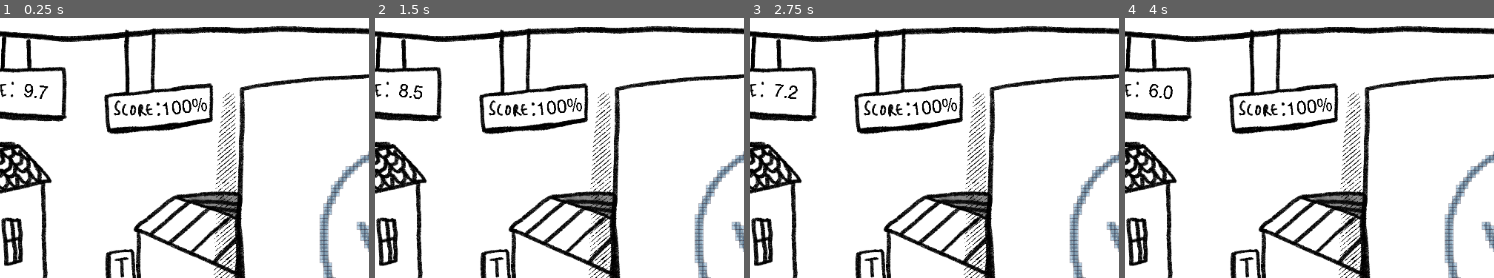
Above: before the commit, frames 1-4 (left to right).
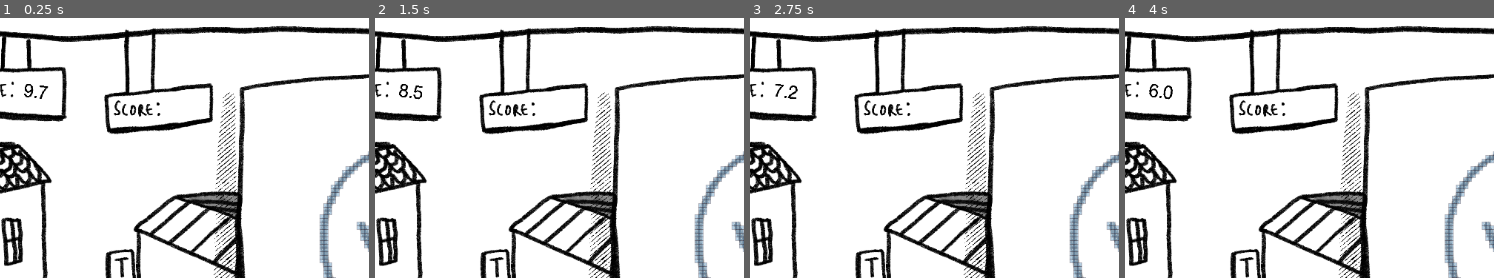
Above: after the commit, the same moments.

Repository: LeResteDuMonde/LudumDare51
Game: Godot game, scene res://Scenes/MainScene.tscn
Same seed, same stepped clock (60 frames per second), same inputs: the game is played once before the commit and once after it. The engine's default icon, where the game draws it, is replaced by a stand-in: a white triangle on a blue panel in a dark square. Sound files missing from this copy of the repository are replaced by a short silence.
Inputs (mouse positions are % of the whole screen's width and height, from its top left):
- Up to frame 1 (0.25 s): no input
- Up to frame 2 (1.5 s): move the mouse to (69, 47) at 0.52 s; click (69, 47) at 0.67 s; move the mouse to (26, 55) at 1.27 s; click (26, 55) at 1.42 s
- Up to frame 3 (2.75 s): move the mouse to (59, 27) at 2.02 s; click (59, 27) at 2.17 s
- Up to frame 4 (4 s): move the mouse to (42, 70) at 2.77 s; click (42, 70) at 2.92 s; move the mouse to (80, 65) at 3.52 s; click (80, 65) at 3.67 s
The pictures show only the part of the screen within x 11-61%, y 0-50%; the shares and areas given below are measured in that part.

The runs differ from the first frame. In frame 1, 0.3% of the frame differs, in the area x 43-57%, y 30-38%; in frame 2, 0.3%; in frame 3, 0.3%; in frame 4, 0.3%.

Commit message:
Audio Timer

Diff:
--- a/Scenes/MainScene.tscn
+++ b/Scenes/MainScene.tscn
@@ -6,6 +6,8 @@
 [ext_resource path="res://Fonts/HelveticaBQ-Roman.otf" type="DynamicFontData" id=4]
 [ext_resource path="res://Scripts/CustomersManager.gd" type="Script" id=5]
 [ext_resource path="res://Sprites/Hud/GameHudMask.png" type="Texture" id=6]
+[ext_resource path="res://Audio/SoundEffect/Timer2.wav" type="AudioStream" id=7]
+[ext_resource path="res://Audio/SoundEffect/Timer1.wav" type="AudioStream" id=8]
 
 [sub_resource type="DynamicFont" id=1]
 size = 49
@@ -55,9 +57,15 @@
 custom_fonts/font = SubResource( 1 )
 text = "9.9"
 
+[node name="Audio1" type="AudioStreamPlayer2D" parent="CanvasLayer/Timer"]
+stream = ExtResource( 8 )
+
+[node name="Audio2" type="AudioStreamPlayer2D" parent="CanvasLayer/Timer"]
+stream = ExtResource( 7 )
+
 [node name="Score" type="Node2D" parent="CanvasLayer"]
 show_behind_parent = true
-position = Vector2( 25, 23 )
+position = Vector2( -1449, -113 )
 z_index = 1
 
 [node name="Label" type="Label" parent="CanvasLayer/Score"]
--- a/Scripts/Timer.gd
+++ b/Scripts/Timer.gd
@@ -4,9 +4,13 @@
 
 var paused = true
 var timer
+var timer_seconds
+
 signal new_customer()
 
 onready var label := $Label
+
+onready var timer_sound = [$Audio1,$Audio2]
 
 func _ready():
 	reset_timer()
@@ -18,6 +22,8 @@
 
 func process_timer(delta):
 
+	if(timer_seconds < 0):
+		second_passed()
 	if(timer < 3):
 		label.add_color_override("font_color", Color.red)
 	if timer <= 0:
@@ -25,6 +31,7 @@
 
 	label.text = str(timer).substr(0,3)
 	timer -= delta
+	timer_seconds -= delta
 
 func end_timer():
 	reset_timer()
@@ -33,3 +40,8 @@
 func reset_timer():
 	label.add_color_override("font_color", Color.black)
 	timer = DRAWING_TIME
+	timer_seconds = 1
+
+func second_passed():
+	timer_seconds = 1
+	timer_sound[0].play()
Not shown, added: Audio/SoundEffect/Timer1.wav.import
Not shown, added: Audio/SoundEffect/Timer2.wav.import
Not shown: 1 places in Scenes/MainScene.tscn that only renumber resources
Not shown, added: Audio/SoundEffect/Timer1.wav
Not shown, added: Audio/SoundEffect/Timer2.wav
